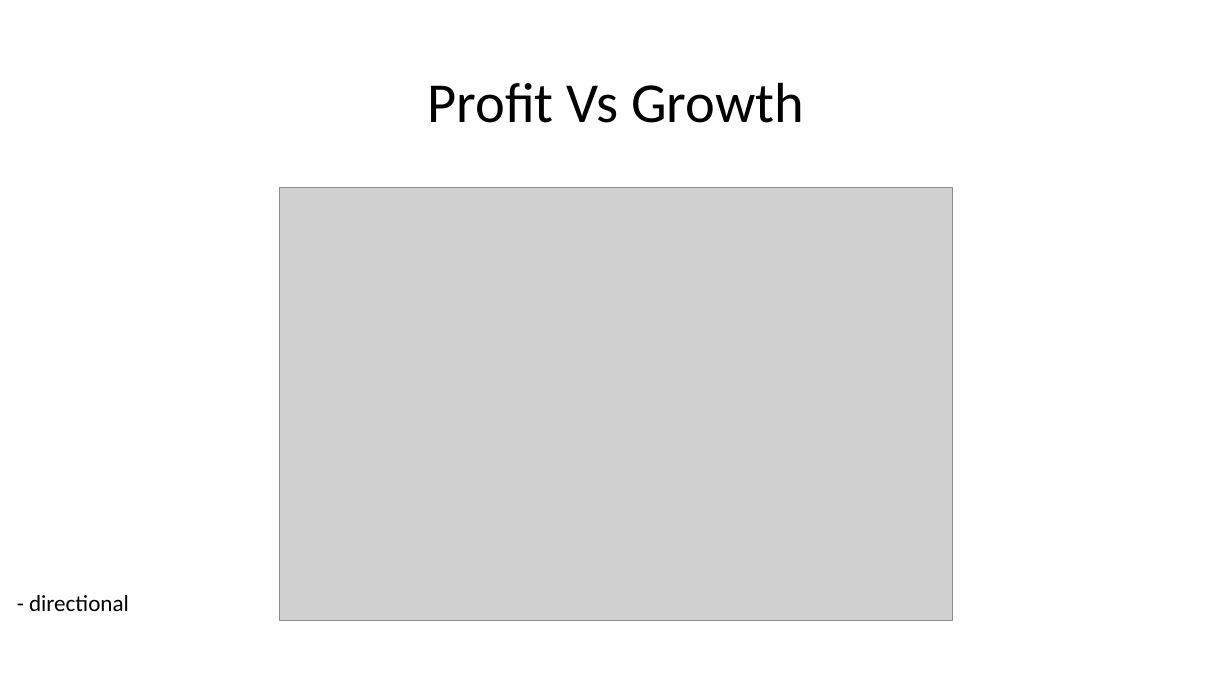
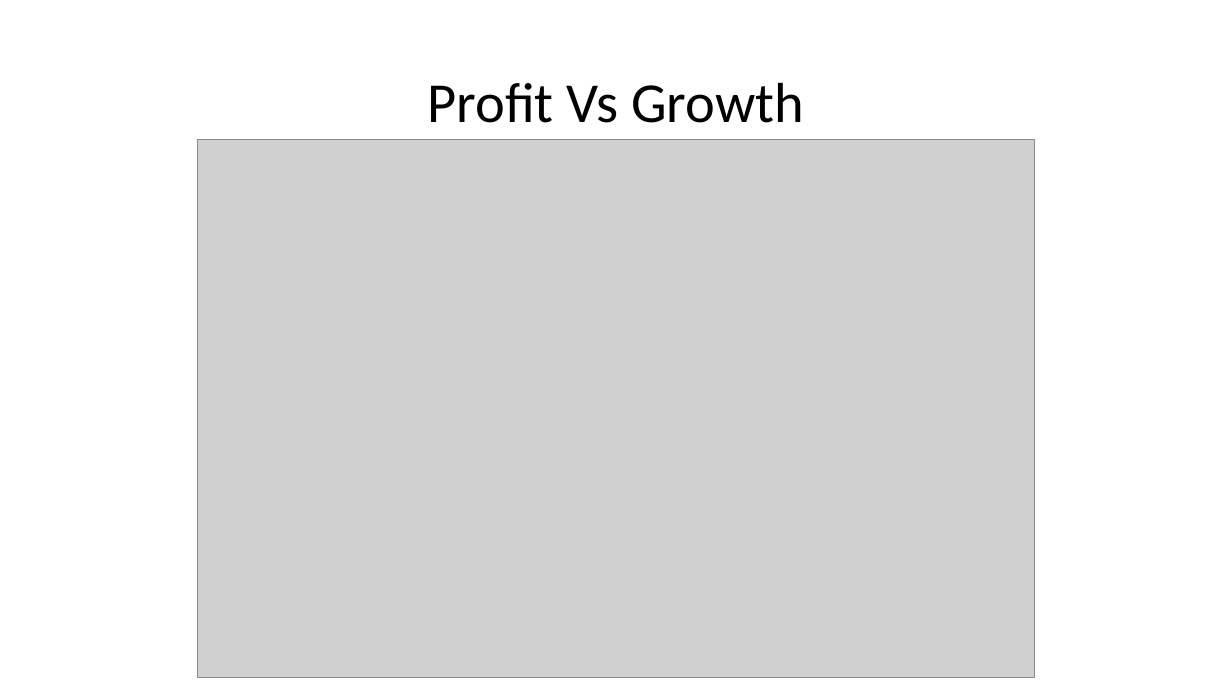
Before and after one commit to jdsipala/seleniumProj, a slide deck: slide 6 of fortune500 presentation.pptx (slide 5 before the commit). Drawn at 1232x693 pixels with LibreOffice and Linux fonts; fonts in the diff are those of the drawing; grey boxes stand for pictures. Boxes give left, top, right and bottom in pixels: in the first picture for what was removed or moved away, otherwise in the second. Text is boxed around its words. In the diff, an @@ line names an element or a change of style, - is before the commit and + after.

```diff
--- a/fortune500 presentation.pptx
+++ b/fortune500 presentation.pptx
@@ picture: place and size @@
-picture at [279, 188, 953, 621]
+picture at [198, 139, 1035, 677]
@@ text removed at [29, 595, 129, 611] @@
-- directional
```
Also in this commit, not shown: 2 other slides changed, 4 slides added, 4 slides removed.
